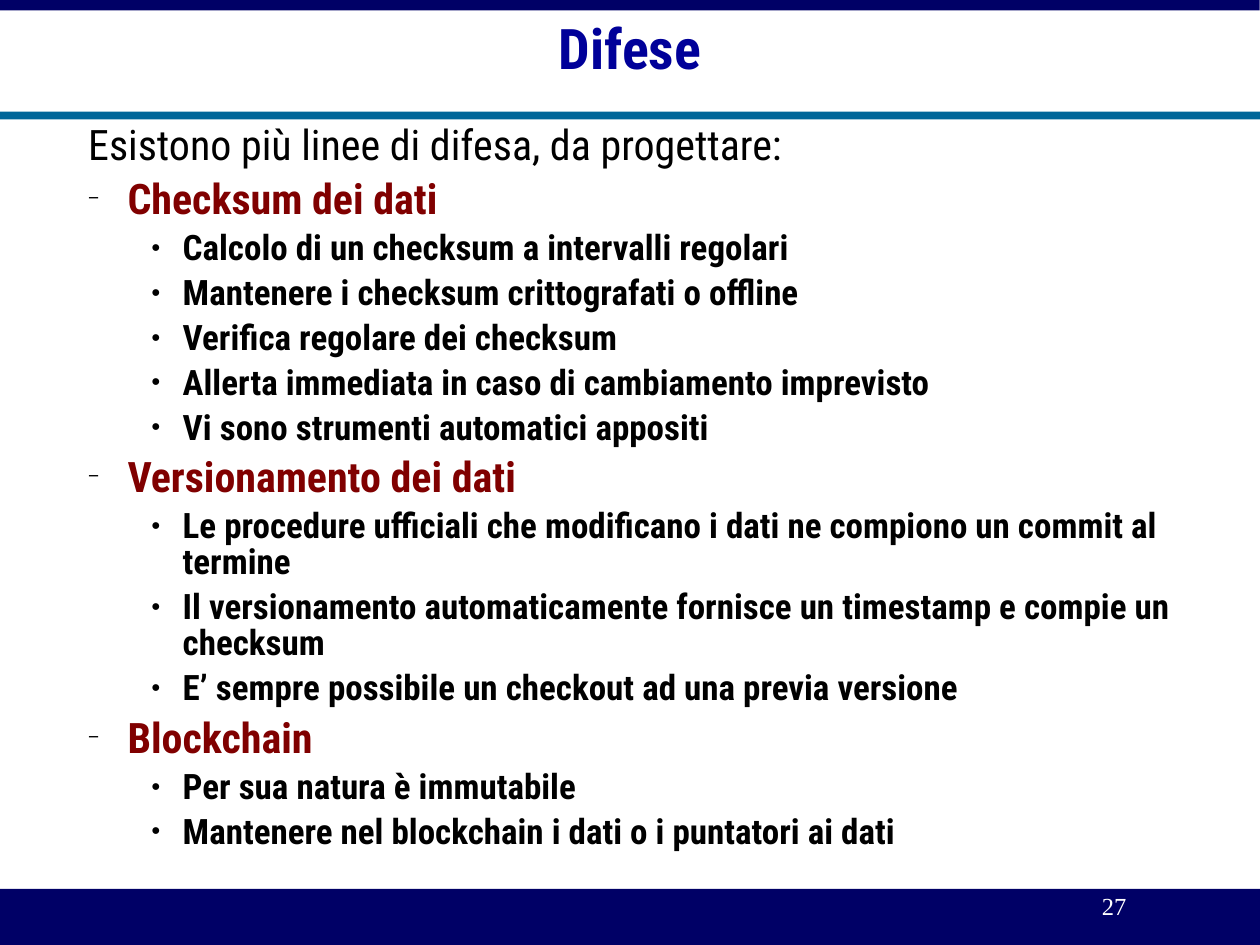
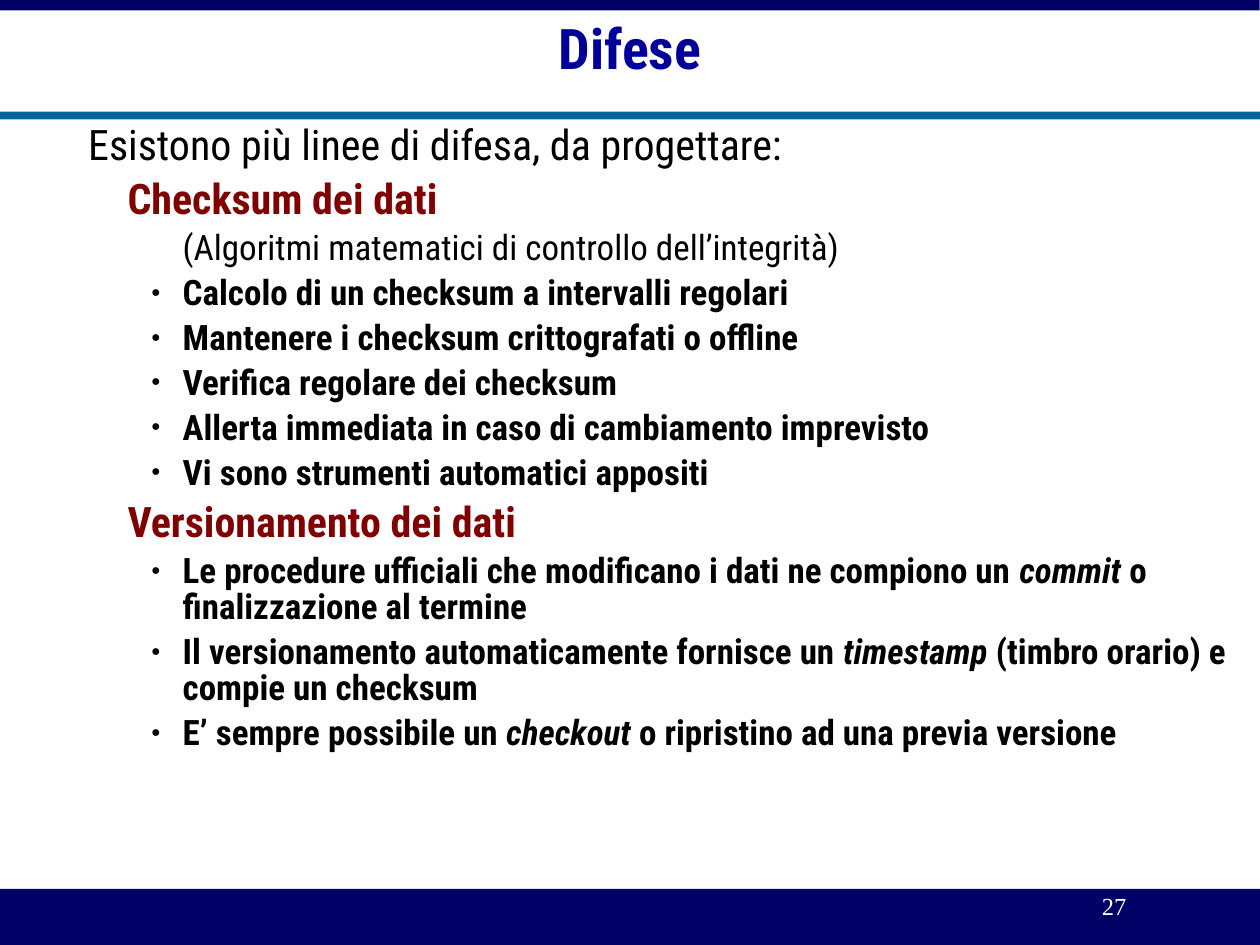
Before and after one commit to michelesimioli/cybersecurity_book, a slide deck: slide 27 of gitbook/slides/02crimine.odp. Drawn at 1260x945 pixels with LibreOffice and Linux fonts; fonts in the diff are those of the drawing. Boxes give left, top, right and bottom in pixels: in the first picture for what was removed or moved away, otherwise in the second. Text is boxed around its words. In the diff, an @@ line names an element or a change of style, - is before the commit and + after.

Commit message:
Modulo 1 completo versione 5

```diff
--- a/gitbook/slides/02crimine.odp
+++ b/gitbook/slides/02crimine.odp
@@ text at [128, 182, 516, 538]: bullet − to none @@
@@ text at [183, 232, 839, 268]: paragraph added @@
+    (Algoritmi matematici di controllo dell’integrità)
@@ text at [183, 556, 1226, 752]: text changed @@
-    ● Le procedure ufficiali che modificano i dati ne compiono un commit al termine
-    ● Il versionamento automaticamente fornisce un timestamp e compie un checksum
-    ● E’ sempre possibile un checkout ad una previa versione
-  − Blockchain
-    ● Per sua natura è immutabile
-    ● Mantenere nel blockchain i dati o i puntatori ai dati
+    ● Le procedure ufficiali che modificano i dati ne compiono un commit o finalizzazione al termine
+    ● Il versionamento automaticamente fornisce un timestamp (timbro orario) e compie un checksum
+    ● E’ sempre possibile un checkout o ripristino ad una previa versione
```
Also in this commit, not shown: 41 other slides changed, 5 slides added, 5 slides removed, 36 other files.
